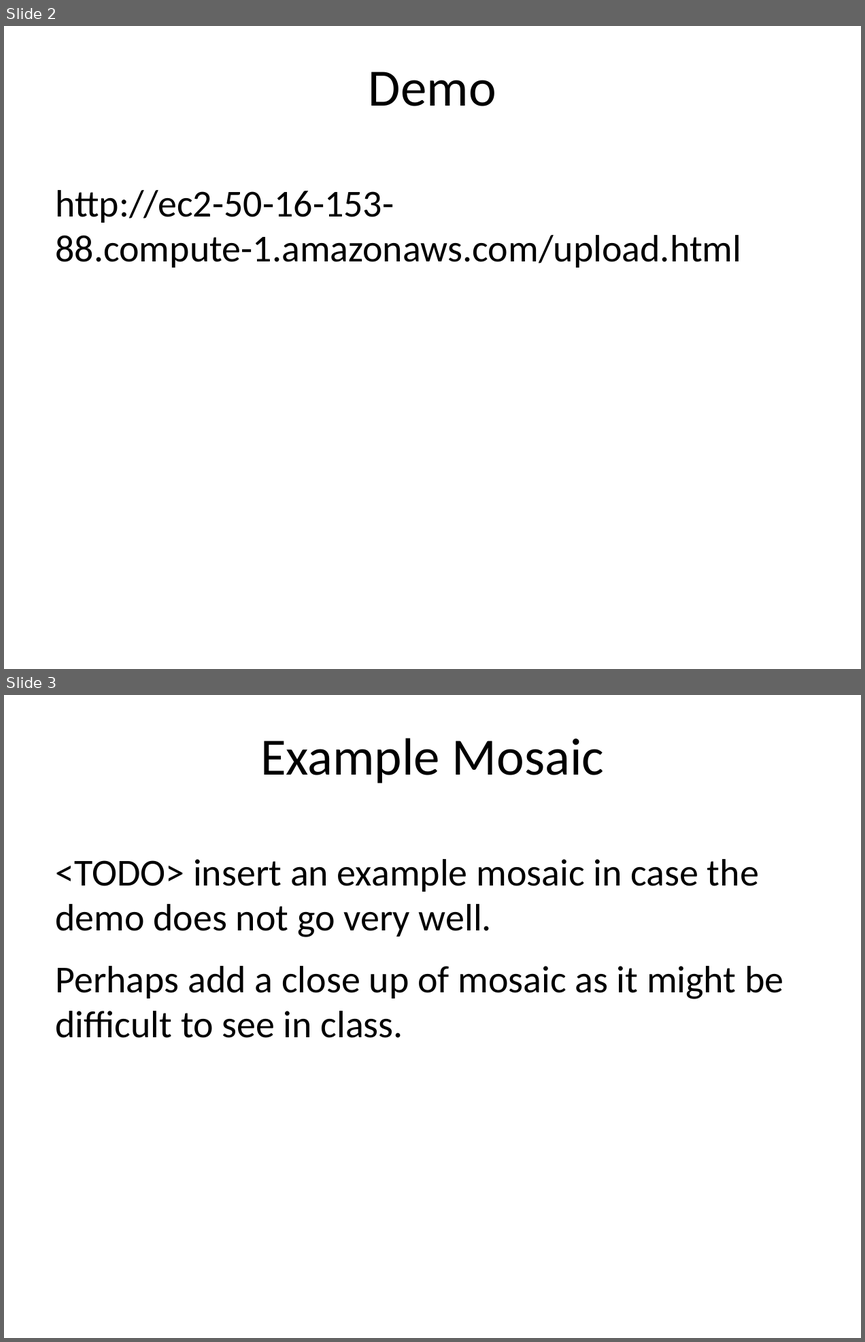
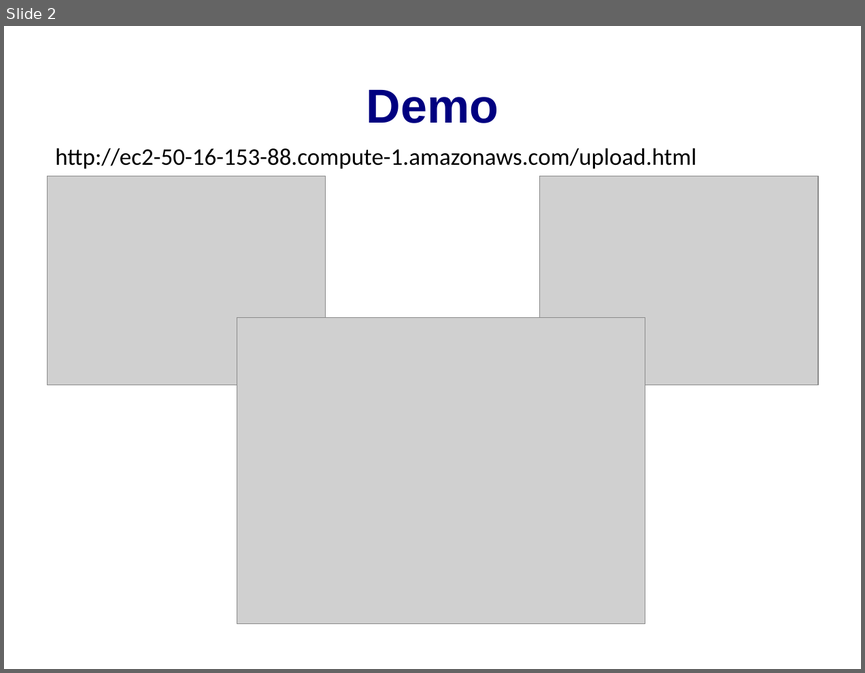
Before and after one commit to thatsnotright/distributed-imagemosaic, a slide deck: GeoMosaic.ppt. Shown one above the other, each under a label of ours: slides 2 and 3 before the commit, slide 2 after it. The pictures are 865x1342 and 865x673 pixels, drawn with LibreOffice and Linux fonts; fonts in the diff are those of the drawing; grey boxes stand for pictures; background and template pictures are left out. Boxes give left, top, right and bottom in pixels: in the first picture for what was removed or moved away, otherwise in the second. Text is boxed around its words. In the diff, an @@ line names an element or a change of style, - is before the commit and + after.

```diff
--- a/GeoMosaic.ppt
+++ b/GeoMosaic.ppt
@@ slide 3 removed at (x1=4, y1=695, x2=861, y2=1338), background #FFFFFF @@
@@ title removed at (x1=260, y1=738, x2=604, y2=783) @@
-Example Mosaic
@@ text removed at (x1=55, y1=859, x2=783, y2=1038) @@
-<TODO> insert an example mosaic in case the demo does not go very well.
-Perhaps add a close up of mosaic as it might be difficult to see in class.
@@ slide 2 changed as well @@
@@ title "Demo" at (x1=366, y1=90, x2=498, y2=123): size 44 to 40 pt, font Calibri to Arial, text colour #000000 to #000080, bold on; line spacing 0.98 to 0.93; vertical alignment top to middle @@
@@ text "http://ec2-50-16-153-88.compute-1.amazonaws.com/upload.html" moved from (x1=55, y1=190, x2=741, y2=267) to (x1=55, y1=148, x2=696, y2=169) @@
@@ text "http://ec2-50-16-153-88.compute-1.amazonaws.com/upload.html" at (x1=55, y1=148, x2=696, y2=169): size 32 to 20 pt @@
@@ picture added at (x1=47, y1=176, x2=325, y2=385) @@
@@ picture added at (x1=540, y1=176, x2=818, y2=385) @@
@@ picture added at (x1=237, y1=317, x2=645, y2=623) @@
```
Also in this commit, not shown: 2 other slides changed, 8 slides added, 1 other slide removed.
